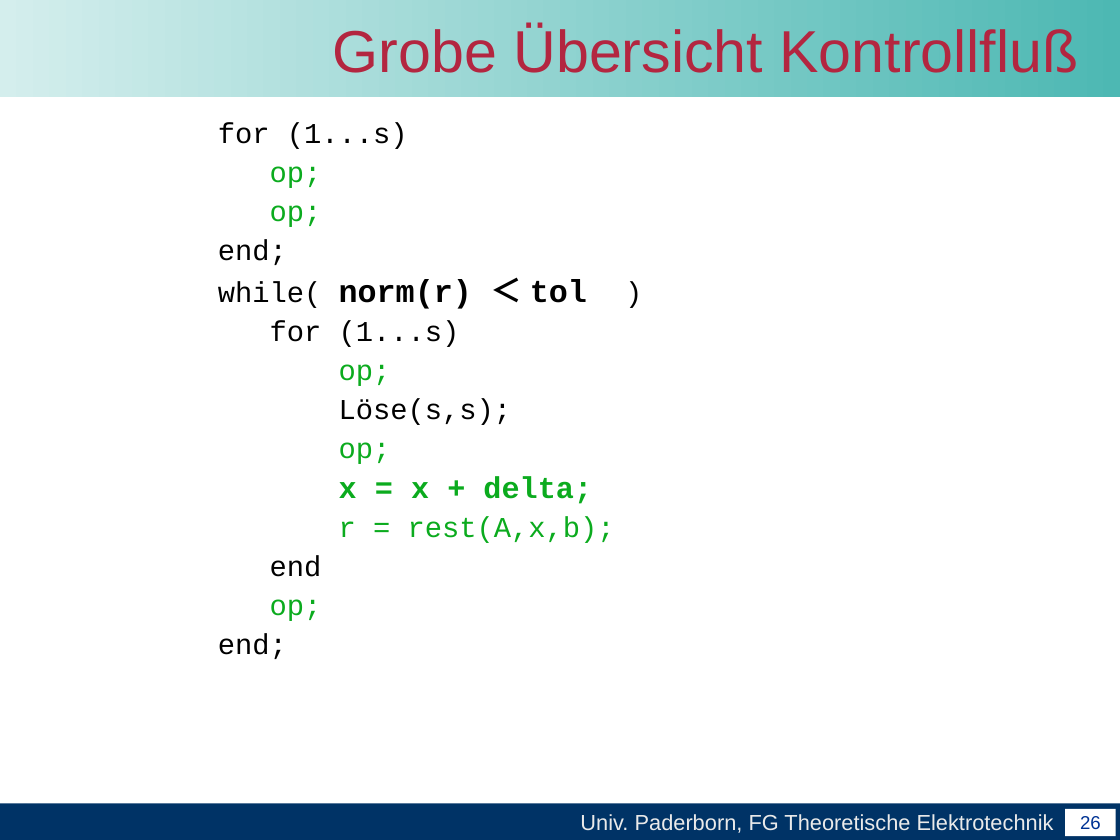
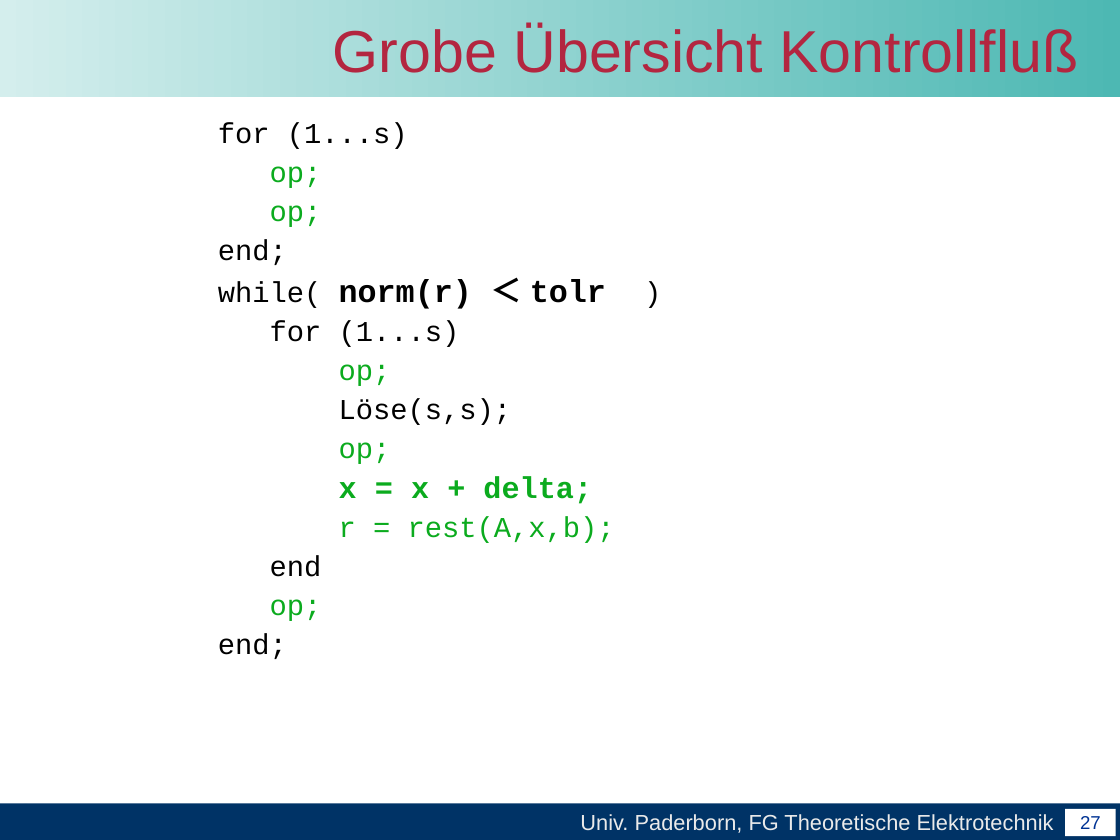
Before and after one commit to unconditional/projektarbeitcuda, a slide deck: slide 27 of Abschlussvortrag/Abschlussvortrag der Projektarbeit CUDA.ppt (slide 26 before the commit). Drawn at 1120x840 pixels with LibreOffice and Linux fonts; fonts in the diff are those of the drawing; background and template pictures are left out. Boxes give left, top, right and bottom in pixels: in the first picture for what was removed or moved away, otherwise in the second. Text is boxed around its words. In the diff, an @@ line names an element or a change of style, - is before the commit and + after.

```diff
--- a/Abschlussvortrag/Abschlussvortrag der Projektarbeit CUDA.ppt
+++ b/Abschlussvortrag/Abschlussvortrag der Projektarbeit CUDA.ppt
@@ text at [218,279,606,309]: text changed @@
-while( norm(r) ＜ tol )
+while( norm(r) ＜ tolr )
@@ page number at [1080,816,1101,829]: text changed @@
-26
+27
```
Also in this commit, not shown: 12 other slides changed, 3 slides added, 1 slide removed.
